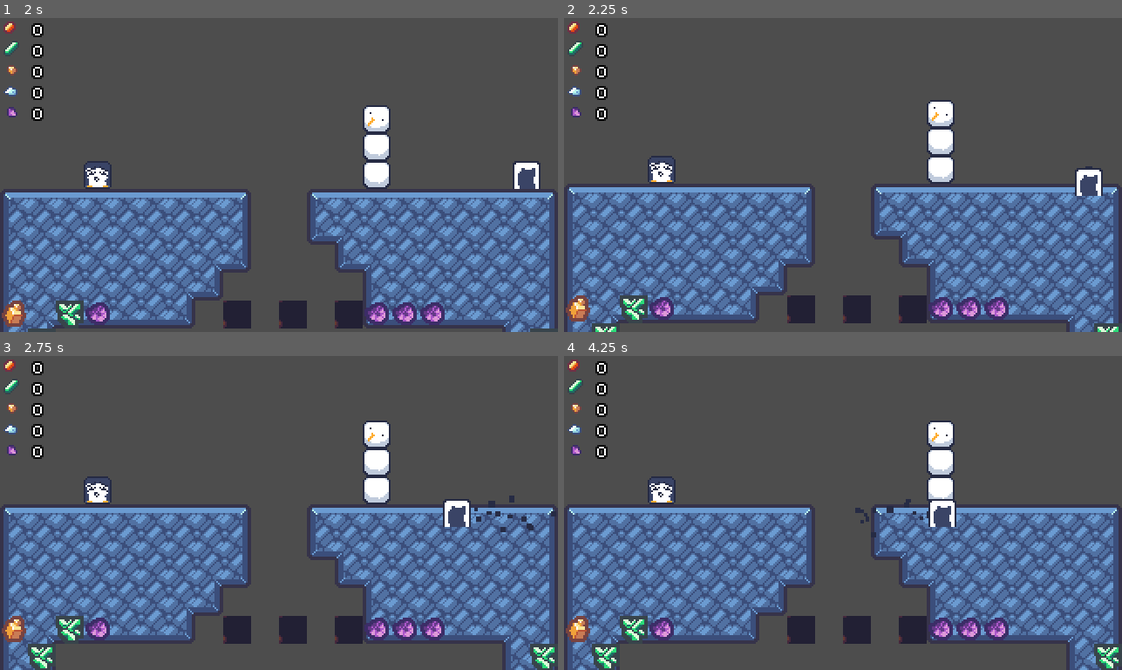
Above: before the commit, frames 1-4 (two rows, left to right).
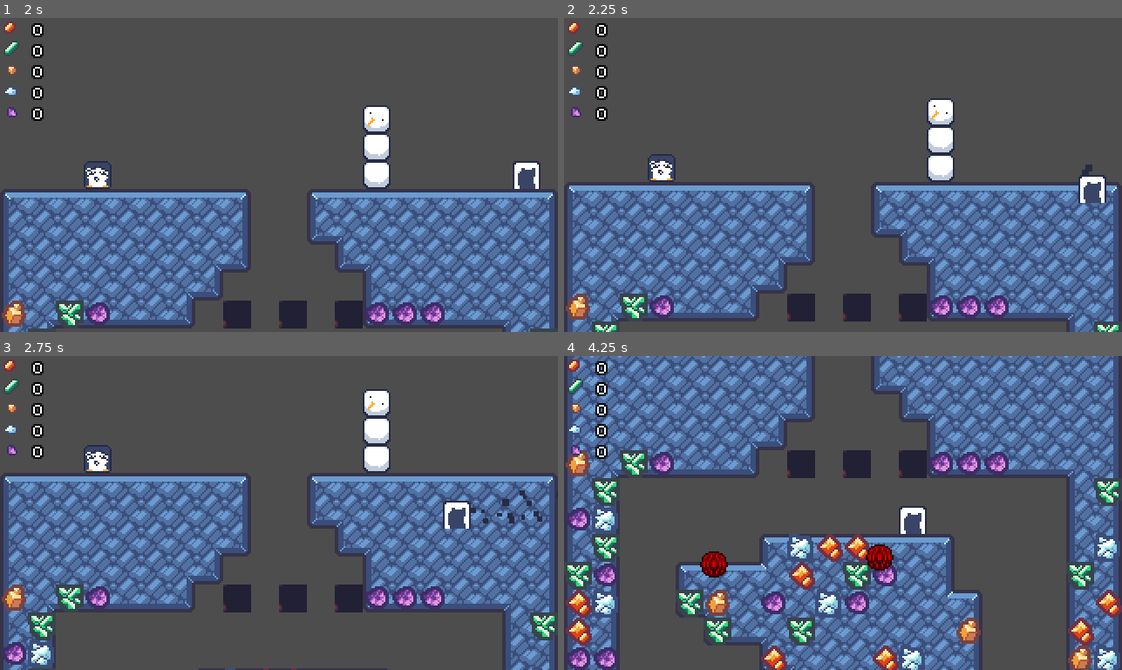
Above: after the commit, the same moments.

Repository: Ninesliced/ludumdare-57
Game: Godot game, scene res://scenes/main.tscn
The game is run twice, just before and just after one commit, with the same random seed, the same clock (stepped at 60 frames per second) and the same inputs. The engine's default icon, where the game draws it, is replaced by a stand-in: a white triangle on a blue panel in a dark square.
Inputs (mouse positions are in pixels of both pictures, inside the frame that each line leads up to):
- Up to frame 1 (2 s): move the mouse to (401, 159) at 0.52 s; hold D (right) 0.53-1.25 s; tap J (burrow) at 0.6 s; click (401, 159) at 0.67 s; tap Space (jump) at 0.77 s; drag from (167, 190) to (435, 325) at 1.27 s
- Up to frame 2 (2.25 s): tap Enter at 2 s; move the mouse to (898, 105) at 2.02 s; hold A (left) from 2.03 s (still down); tap J (burrow) at 2.1 s
- Up to frame 3 (2.75 s): keep holding A (left)
- Up to frame 4 (4.25 s): release A (left) at 2.75 s; drag from (815, 575) to (999, 629) at 2.77 s; move the mouse to (1010, 560) at 3.52 s; hold D (right) from 3.53 s (still down); tap J (burrow) at 3.6 s; tap Space (jump) at 3.77 s

Frame 1 is identical in both runs. In frame 2, 17% of the frame differs, in the area x 0-100%, y 25-100%; in frame 3, 40%; in frame 4, 76%, in the area x 0-100%, y 0-100%.

Commit message:
ADDED particle

Diff:
--- a/scenes/entities/blocks/bombs.tscn
+++ b/scenes/entities/blocks/bombs.tscn
@@ -49,6 +49,21 @@
 linear_accel_max = 1.0
 linear_accel_curve = SubResource("Curve_r3arf")
 
+[node name="CPUParticles2D2" type="CPUParticles2D" parent="OneShotParticle"]
+emitting = false
+texture = ExtResource("3_r3arf")
+lifetime = 0.3
+one_shot = true
+explosiveness = 0.79
+spread = 180.0
+gravity = Vector2(0, 0)
+initial_velocity_min = 60.0
+initial_velocity_max = 60.0
+linear_accel_min = 1.0
+linear_accel_max = 1.0
+linear_accel_curve = SubResource("Curve_r3arf")
+color = Color(1, 0.651946, 0.301865, 1)
+
 [node name="Area2D" type="Area2D" parent="."]
 collision_layer = 0
 collision_mask = 23
--- a/scenes/entities/player/components/player_burrowed_component.gd
+++ b/scenes/entities/player/components/player_burrowed_component.gd
@@ -17,13 +17,13 @@
 	if input_vector != Vector2.ZERO:
 		last_input_vector = input_vector
 
-	current_direction = current_direction.move_toward(last_input_vector, acceleration * delta)
+	# current_direction = current_direction.move_toward(last_input_vector, acceleration * delta)
 		# current_direction = input_vector.normalized()
 
-	# var angle = rotate_toward(current_direction.angle(), last_input_vector.angle(),rotation_speed * delta)
-	# current_direction = Vector2(cos(angle), sin(angle)).normalized()
-	# if current_direction != Vector2.ZERO:
-	# 	current_direction = current_direction.normalized()
+	var angle = rotate_toward(current_direction.angle(), last_input_vector.angle(),rotation_speed * delta)
+	current_direction = Vector2(cos(angle), sin(angle)).normalized()
+	if current_direction != Vector2.ZERO:
+		current_direction = current_direction.normalized()
 	velocity = velocity.move_toward(current_direction * move_speed, acceleration * delta)
 
 	player.velocity = velocity
--- a/scenes/entities/player/player.tscn
+++ b/scenes/entities/player/player.tscn
@@ -65,7 +65,8 @@
 color = Color(0.14902, 0.168627, 0.266667, 1)
 
 [node name="PlayerBurrowedComponent" parent="StateMachine/Burrowed" node_paths=PackedStringArray("player") instance=ExtResource("6_1murt")]
-move_speed = 100.0
+rotation_speed = 20.0
+move_speed = 140.0
 player = NodePath("../../..")
 
 [node name="Grounded" parent="StateMachine" node_paths=PackedStringArray("player", "playerGroundMovement") instance=ExtResource("5_1murt")]
